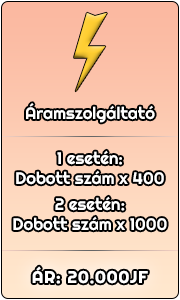
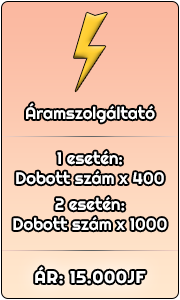
Comparing the layer stacks of the two w=180, h=300 images. Changes:
renamed "ÁR: 20.000JF" to "ÁR: 15.000JF", painted on it over [32, 266, 148, 284]
